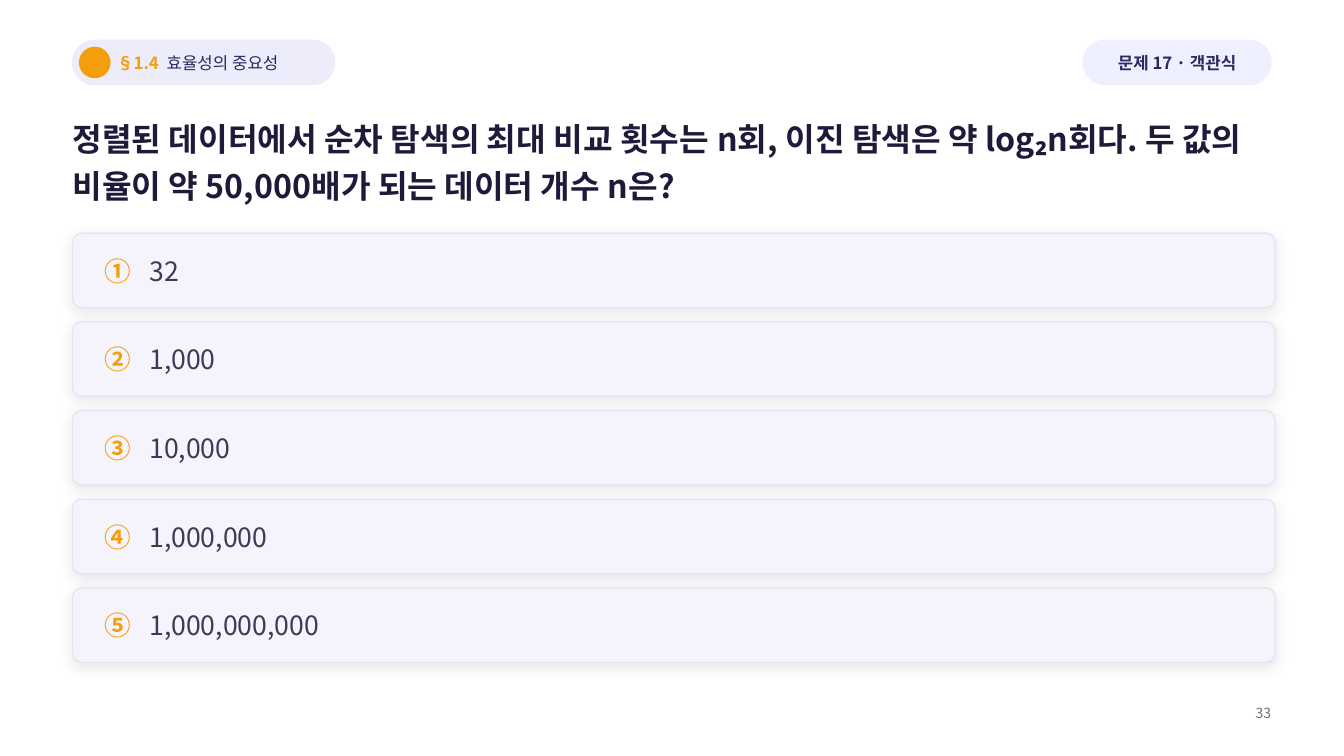
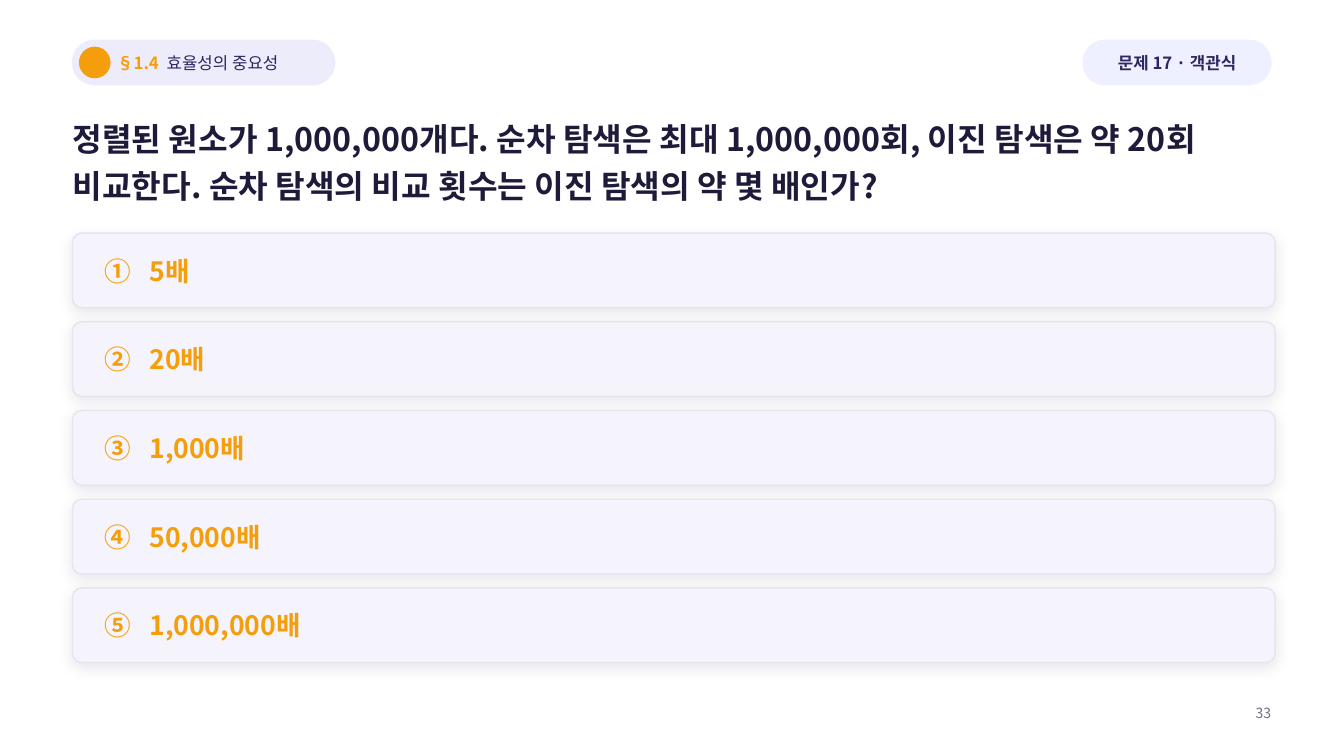
Before and after one commit to Sangdon-Park/Sangdon-Park.github.io, a slide deck: slide 33 of data/알고리즘/1장_연습문제_50문항_수업용.pptx. Drawn at 1344x756 pixels with LibreOffice and Linux fonts; fonts in the diff are those of the drawing; background and template pictures are left out. Boxes give left, top, right and bottom in pixels: in the first picture for what was removed or moved away, otherwise in the second. Text is boxed around its words. In the diff, an @@ line names an element or a change of style, - is before the commit and + after.

```diff
--- a/data/알고리즘/1장_연습문제_50문항_수업용.pptx
+++ b/data/알고리즘/1장_연습문제_50문항_수업용.pptx
@@ text at [73, 124, 1196, 201]: text changed @@
-정렬된 데이터에서 순차 탐색의 최대 비교 횟수는 n회, 이진 탐색은 약 log₂n회다. 두 값의 비율이 약 50,000배가 되는 데이터 개수 n은?
+정렬된 원소가 1,000,000개다. 순차 탐색은 최대 1,000,000회, 이진 탐색은 약 20회 비교한다. 순차 탐색의 비교 횟수는 이진 탐색의 약 몇 배인가?
@@ text at [105, 258, 189, 284]: text changed; text colour #3C3B57 to #F59E0B; bold on @@
-① 32
+① 5배
@@ text at [105, 346, 205, 372]: text changed; text colour #3C3B57 to #F59E0B; bold on @@
-② 1,000
+② 20배
@@ text at [105, 435, 245, 464]: text changed; text colour #3C3B57 to #F59E0B; bold on @@
-③ 10,000
+③ 1,000배
@@ text at [105, 524, 260, 553]: text changed; text colour #3C3B57 to #F59E0B; bold on @@
-④ 1,000,000
+④ 50,000배
@@ text at [105, 612, 300, 641]: text changed; text colour #3C3B57 to #F59E0B; bold on @@
-⑤ 1,000,000,000
+⑤ 1,000,000배
```
Also in this commit, not shown: 9 other slides changed, 11 other files.
